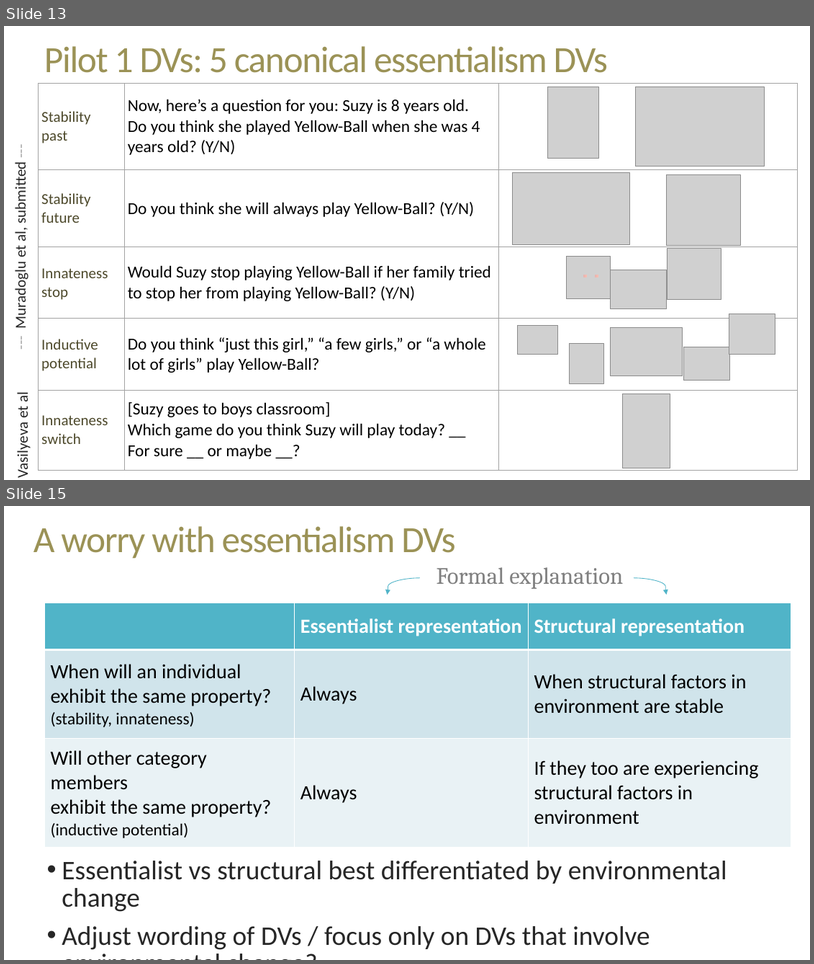
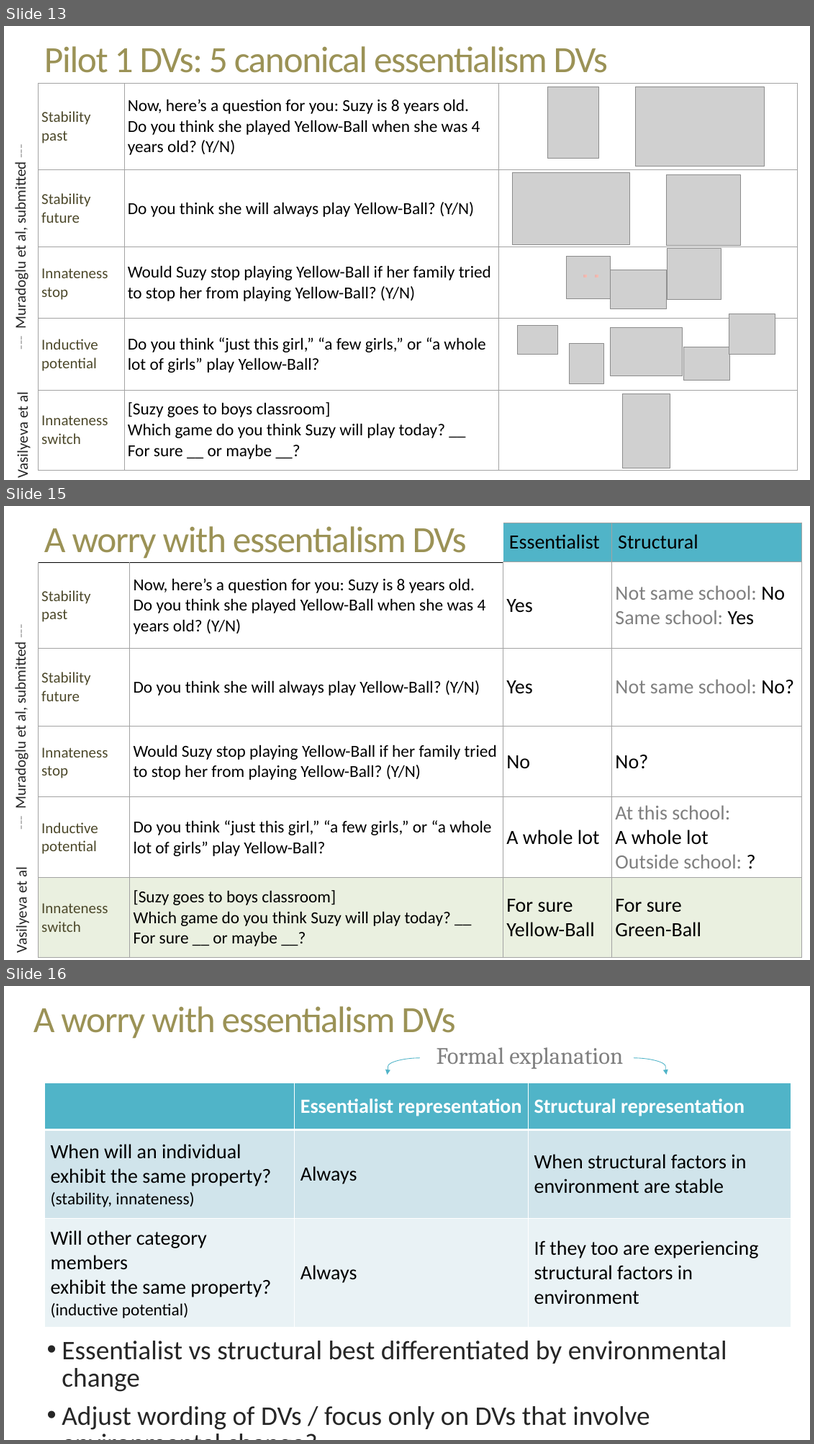
Before and after one commit to mariannazhang/structuralblocking, a slide deck: manuscript/FYP_pilot_2_3.24.19.pptx. Shown one above the other, each under a label of ours: slides 13 and 15 before the commit, slides 13, 15 and 16 after it; the slides between them are not shown. The pictures are 814x964 and 814x1444 pixels, drawn with LibreOffice and Linux fonts; fonts in the diff are those of the drawing; grey boxes stand for pictures. Boxes give left, top, right and bottom in pixels: in the first picture for what was removed or moved away, otherwise in the second. Text is boxed around its words. In the diff, an @@ line names an element or a change of style, - is before the commit and + after.

```diff
--- a/manuscript/FYP_pilot_2_3.24.19.pptx
+++ b/manuscript/FYP_pilot_2_3.24.19.pptx
@@ slide 15 added at <box>4,506,810,960</box>, background #FFFFFF @@
@@ table added at <box>39,523,802,957</box>, 6 rows, 4 columns @@
+ |  | Essentialist | Structural
+Stability past | Now, here’s a question for you: Suzy is 8 years old. / Do you think she played Yellow-Ball when she was 4 years old? (Y/N) | Yes | Not same school: No Same school: Yes
+Stability future | Do you think she will always play Yellow-Ball? (Y/N) | Yes | Not same school: No?
+Innateness stop | Would Suzy stop playing Yellow-Ball if her family tried to stop her from playing Yellow-Ball? (Y/N) | No | No?
+Inductive potential | Do you think “just this girl,” “a few girls,” or “a whole lot of girls” play Yellow-Ball? | A whole lot | At this school: A whole lot Outside school: ?
+Innateness switch | [Suzy goes to boys classroom] / Which game do you think Suzy will play today? __ For sure __ or maybe __? | For sure Yellow-Ball | For sure Green-Ball
@@ title added at <box>44,526,467,559</box>, 44 pt, text #9B9256 @@
+A worry with essentialism DVs
@@ text added at <box>11,647,30,807</box>, 18 pt, text #262626 @@
+--- Muradoglu et al, submitted ---
@@ text added at <box>13,867,31,951</box>, 18 pt, text #262626 @@
+Vasilyeva et al
@@ what was slide 15 is now slide 16 @@
```
Also in this commit, not shown: 11 slides changed, 11 other slides added, 2 slides removed, 30 other files.
